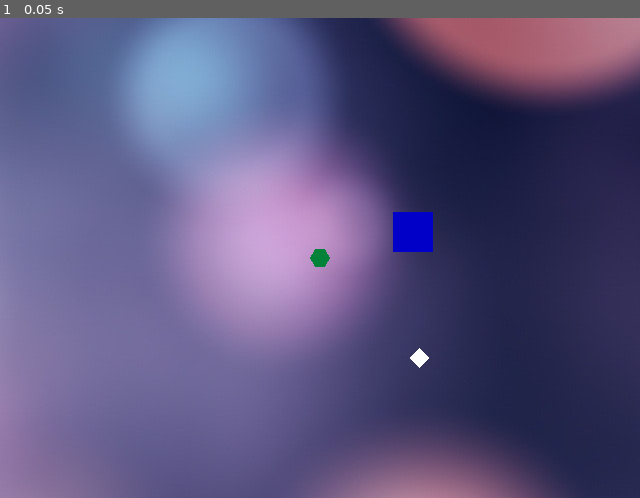
Above: before the commit, frame 1.
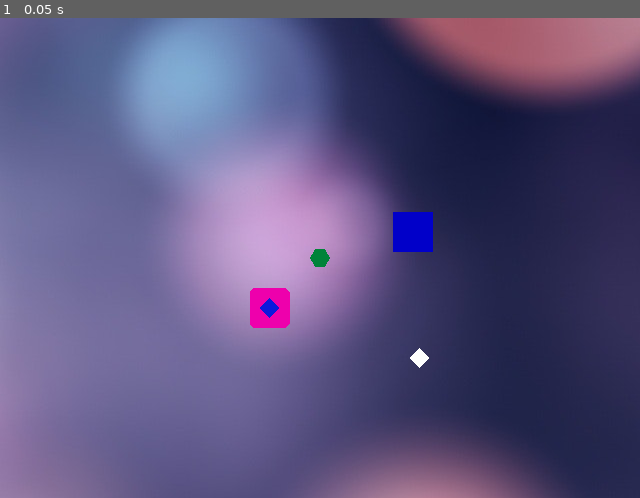
Above: after the commit, the same moment.

Repository: rikkiprince/ggj19-yyc-home
Game: Godot game, scene res://MainScene.tscn
The game is run twice, just before and just after one commit, with the same random seed, the same clock (stepped at 60 frames per second) and the same inputs.
Inputs:
- Up to frame 1 (0.05 s): no input

The runs differ from the first frame. In frame 1, 0.5% of the frame differs, in the area x 39-46%, y 56-65%.

Commit message:
Adding home square, and removing powerup bounce

Diff:
--- /dev/null
+++ b/godot-project/Home/Home.tscn
@@ -0,0 +1,33 @@
+[gd_scene format=2]
+
+[node name="Home" type="Node2D"]
+
+[node name="OutsideShape" type="Polygon2D" parent="." index="0"]
+
+polygon = PoolVector2Array( -8, -10, -10, -8, -10, 8, -8, 10, 8, 10, 10, 8, 10, -8, 8, -10 )
+uv = PoolVector2Array(  )
+color = Color( 0.933594, 0, 0.678314, 1 )
+vertex_colors = PoolColorArray(  )
+offset = Vector2( 0, 0 )
+antialiased = false
+texture = null
+texture_offset = Vector2( 0, 0 )
+texture_scale = Vector2( 1, 1 )
+texture_rotation_degrees = 0.0
+invert_enable = false
+invert_border = 100.0
+
+[node name="InsideShape" type="Polygon2D" parent="OutsideShape" index="0"]
+
+polygon = PoolVector2Array( 0, -5, -5, 0, 0, 5, 5, 0 )
+uv = PoolVector2Array(  )
+color = Color( 0.0505829, 0.101377, 0.863281, 1 )
+vertex_colors = PoolColorArray(  )
+offset = Vector2( 0, 0 )
+antialiased = false
+texture = null
+texture_offset = Vector2( 0, 0 )
+texture_scale = Vector2( 1, 1 )
+texture_rotation_degrees = 0.0
+invert_enable = false
+invert_border = 100.0
--- a/godot-project/MainScene.tscn
+++ b/godot-project/MainScene.tscn
@@ -1,39 +1,46 @@
-[gd_scene load_steps=7 format=2]
+[gd_scene load_steps=8 format=2]
 
 [ext_resource path="res://MainScene.gd" type="Script" id=1]
 [ext_resource path="res://blurred-blurry-bokeh-220118.jpg" type="Texture" id=2]
-[ext_resource path="res://Player/Player.tscn" type="PackedScene" id=3]
+[ext_resource path="res://Home/Home.tscn" type="PackedScene" id=3]
 [ext_resource path="res://PowerUp/PowerUp.tscn" type="PackedScene" id=4]
-[ext_resource path="res://ambient-guitar-music.ogg" type="AudioStream" id=5]
-[ext_resource path="res://Obstacle.tscn" type="PackedScene" id=6]
+[ext_resource path="res://Obstacle.tscn" type="PackedScene" id=5]
+[ext_resource path="res://Player/Player.tscn" type="PackedScene" id=6]
+[ext_resource path="res://ambient-guitar-music.ogg" type="AudioStream" id=7]
 
 [node name="MainScene" type="Node" index="0"]
 
 script = ExtResource( 1 )
 
-[node name="blurred-blurry-bokeh-220118" type="Sprite" parent="." index="0"]
+[node name="Background" type="Sprite" parent="." index="0"]
 
 texture = ExtResource( 2 )
 _sections_unfolded = [ "Transform", "Z Index" ]
 
-[node name="Player" parent="." index="1" instance=ExtResource( 3 )]
+[node name="Home" parent="." index="1" instance=ExtResource( 3 )]
+
+position = Vector2( -50, 50 )
+scale = Vector2( 2, 2 )
+_sections_unfolded = [ "Transform" ]
 
 [node name="PowerUp" parent="." index="2" instance=ExtResource( 4 )]
 
 position = Vector2( 100, 100 )
 _sections_unfolded = [ "Transform" ]
 
-[node name="Music" type="AudioStreamPlayer" parent="." index="3"]
-
-stream = ExtResource( 5 )
-volume_db = -10.0
-pitch_scale = 1.0
-autoplay = true
-mix_target = 0
-bus = "Master"
-
-[node name="Obstacle" parent="." index="4" instance=ExtResource( 6 )]
+[node name="Obstacle" parent="." index="3" instance=ExtResource( 5 )]
 
 position = Vector2( 93.3942, -26.2202 )
 scale = Vector2( 2, 2 )
 _sections_unfolded = [ "Transform" ]
+
+[node name="Player" parent="." index="4" instance=ExtResource( 6 )]
+
+[node name="Music" type="AudioStreamPlayer" parent="." index="5"]
+
+stream = ExtResource( 7 )
+volume_db = -10.0
+pitch_scale = 1.0
+autoplay = false
+mix_target = 0
+bus = "Master"
--- a/godot-project/Obstacle.tscn
+++ b/godot-project/Obstacle.tscn
@@ -16,7 +16,6 @@
 
 build_mode = 0
 polygon = PoolVector2Array( -10, -10, 10, -10, 10, 10, -10, 10 )
-one_way_collision = true
 
 [node name="Polygon2D" type="Polygon2D" parent="StaticBody2D" index="1"]
 
--- a/godot-project/Player/Player.tscn
+++ b/godot-project/Player/Player.tscn
@@ -17,7 +17,7 @@
 custom_solver_bias = 0.0
 radius = 9.0
 
-[node name="Player" type="Node2D" index="0"]
+[node name="Player" type="Node2D"]
 
 script = ExtResource( 1 )
 
--- a/godot-project/PowerUp/PowerUp.tscn
+++ b/godot-project/PowerUp/PowerUp.tscn
@@ -7,7 +7,7 @@
 custom_solver_bias = 0.0
 radius = 7.5
 
-[node name="PowerUp" type="Node2D" index="0"]
+[node name="PowerUp" type="Node2D"]
 
 [node name="PowerUpKin" type="KinematicBody2D" parent="." index="0"]
 
@@ -35,3 +35,4 @@
 [node name="PowerUpColl2D" type="CollisionShape2D" parent="PowerUpKin" index="1"]
 
 shape = SubResource( 1 )
+disabled = true
